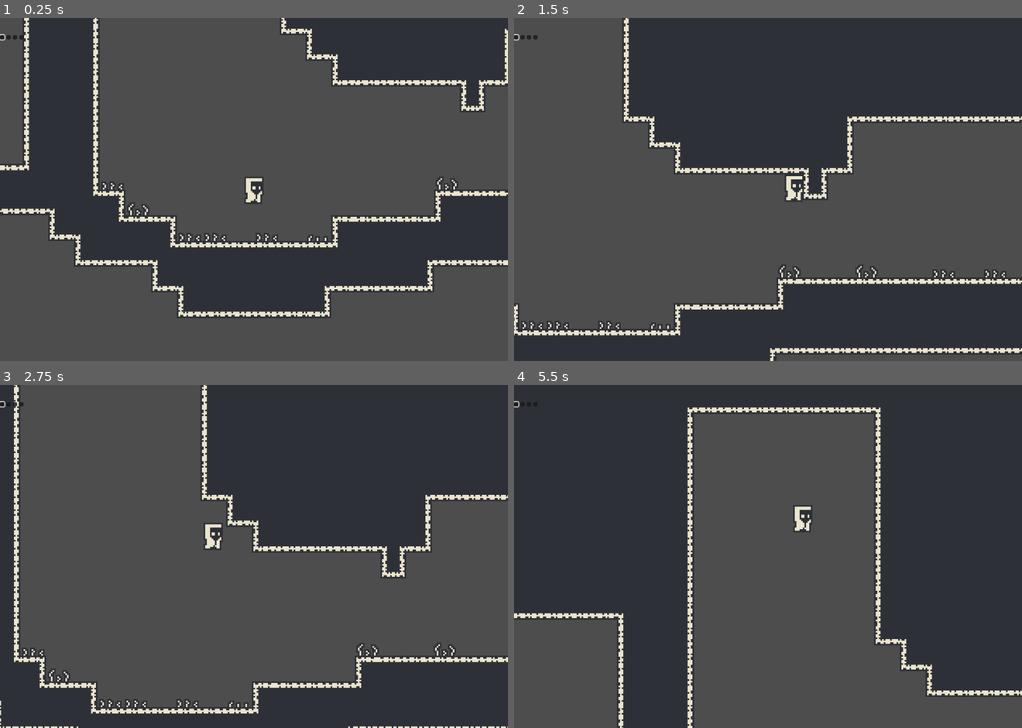
Above: before the commit, frames 1-4 (two rows, left to right).
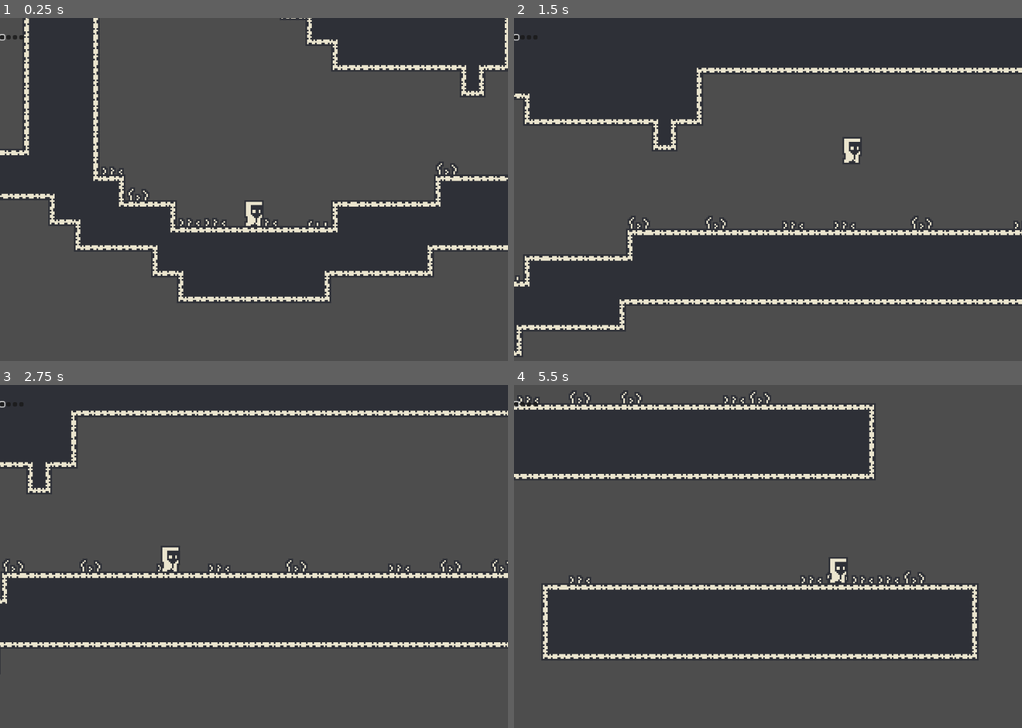
Above: after the commit, the same moments.

Repository: moaz1010/fuck
Game: Godot game, scene res://Scenes/main.tscn
Two runs of this game, one before a commit and one after it. Both use one fixed random seed, a clock stepped at 60 frames per second and the inputs below.
Inputs (mouse positions are in pixels of both pictures, inside the frame that each line leads up to):
- Up to frame 1 (0.25 s): no input
- Up to frame 2 (1.5 s): move the mouse to (879, 172) at 0.52 s; hold W (move_up) 0.53-1.28 s; hold D (move_right) from 0.53 s (still down); move the mouse to (666, 206) at 1.27 s; tap W (move_up) at 1.35 s
- Up to frame 3 (2.75 s): tap W (move_up) at 1.52, 1.82 s; move the mouse to (304, 481) at 2.02 s; release D (move_right) at 2.03 s; hold A (move_left) from 2.03 s (still down); hold W (move_up) from 2.03 s (still down)
- Up to frame 4 (5.5 s): move the mouse to (742, 625) at 2.77 s; release A (move_left) at 2.78 s; release W (move_up) at 2.78 s; hold D (move_right) 2.78-4.28 s; tap W (move_up) at 2.85, 3.02, 3.32, 4.35, 4.52, 4.82 s; move the mouse to (920, 607) at 3.52 s; hold W (move_up) 3.53-4.28 s; move the mouse to (615, 505) at 4.27 s; hold A (move_left) 4.28-5.03 s; move the mouse to (793, 556) at 5.02 s; hold D (move_right) from 5.03 s (still down); hold W (move_up) from 5.03 s (still down)

The runs differ from the first frame. In frame 1, 14% of the frame differs, in the area x 0-100%, y 0-88%; in frame 2, 55%; in frame 3, 65%, in the area x 0-100%, y 0-100%; in frame 4, 59%.

Commit message:
changed player movement ot become a platformer
it's still not perfect but it's a start

Diff:
--- /dev/null
+++ b/Scenes/MovingEntity.tscn
@@ -0,0 +1,6 @@
+[gd_scene load_steps=2 format=3 uid="uid://d3xsu1ixjosiq"]
+
+[ext_resource type="Script" path="res://Scenes/moving_entity.gd" id="1_3i1gi"]
+
+[node name="CharacterBody2D" type="CharacterBody2D"]
+script = ExtResource("1_3i1gi")
--- /dev/null
+++ b/Scenes/moving_entity.gd
@@ -0,0 +1,29 @@
+extends CharacterBody2D
+class_name MovingEntity
+
+
+@export var SPEED := 300.0
+@export var JUMP_VELOCITY := -400.0
+
+var direction : float = 0
+
+
+
+func _physics_process(delta: float) -> void:
+
+
+	# Add the gravity.
+	if not is_on_floor():
+		velocity += get_gravity() * delta
+
+	# Get the input direction and handle the movement/deceleration.
+	# As good practice, you should replace UI actions with custom gameplay actions.
+
+	if direction:
+		velocity.x = direction * SPEED
+	else:
+		velocity.x = move_toward(velocity.x, 0, SPEED)
+	move_and_slide()
+
+func jump():
+	velocity.y = JUMP_VELOCITY
--- a/idk/player.gd
+++ b/idk/player.gd
@@ -1,17 +1,17 @@
-extends CharacterBody2D
+extends MovingEntity
 
-const SPEED = 200
 @onready var fx: AnimatedSprite2D = $FX
 @onready var hotbar: HBoxContainer = $UI/Hotbar
 
 
 
-func _physics_process(_delta):
+func _process(delta: float):
 
-	var direction = Input.get_vector("move_left", "move_right", "move_up", "move_down")
 
-	velocity = direction.normalized() * SPEED
-	move_and_slide()
+	direction = Input.get_axis("move_left", "move_right")
+
+	if Input.is_action_just_pressed("move_up") and is_on_floor():
+		jump()
 
 
 
--- a/player.gd
+++ /dev/null
@@ -1,10 +0,0 @@
-extends CharacterBody2D
-
-const SPEED = 200
-
-func _physics_process(_delta):
-
-	var direction = Input.get_vector("move_left", "move_right", "move_up", "move_down")
-
-	velocity = direction.normalized() * SPEED
-	move_and_slide()
